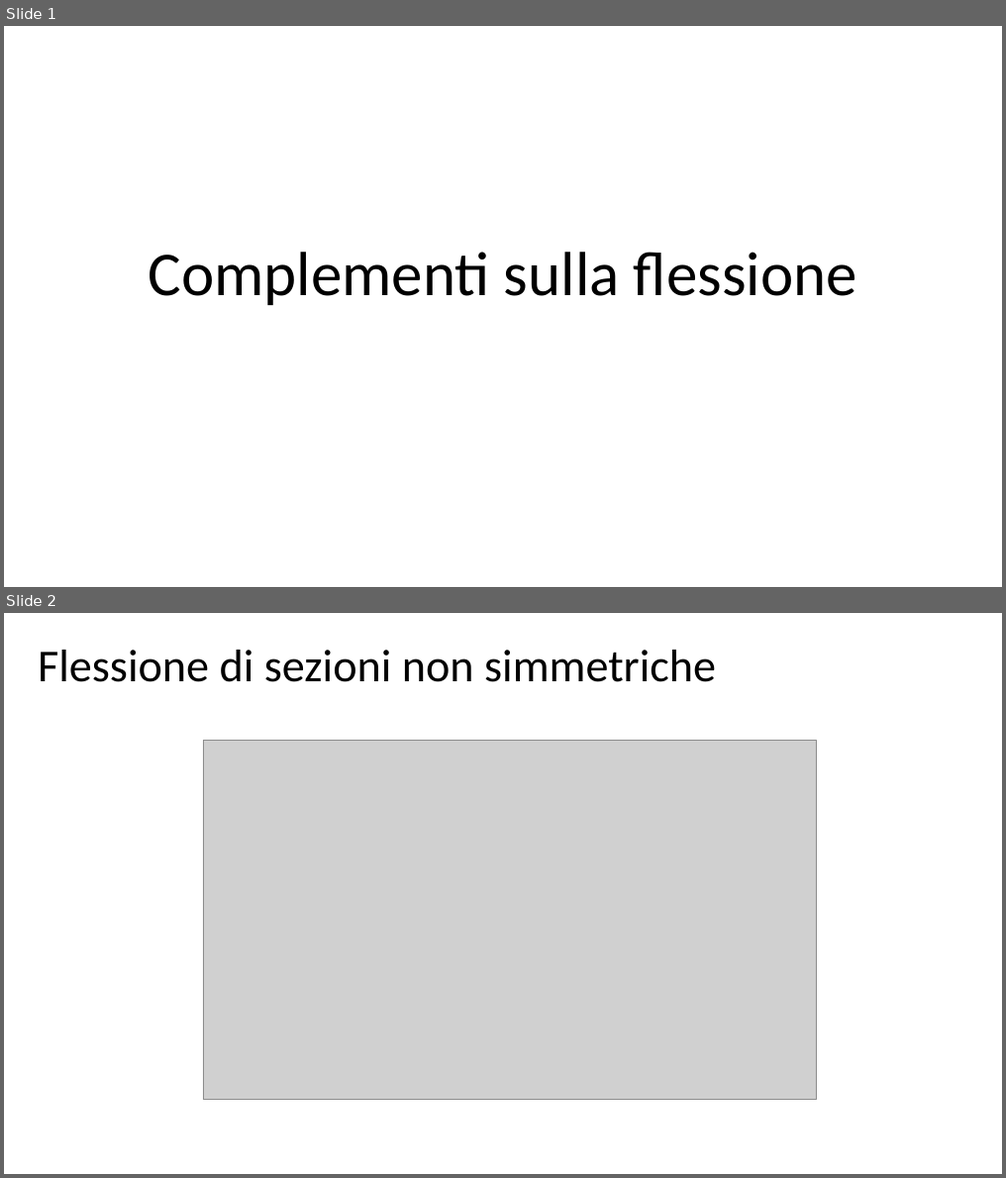
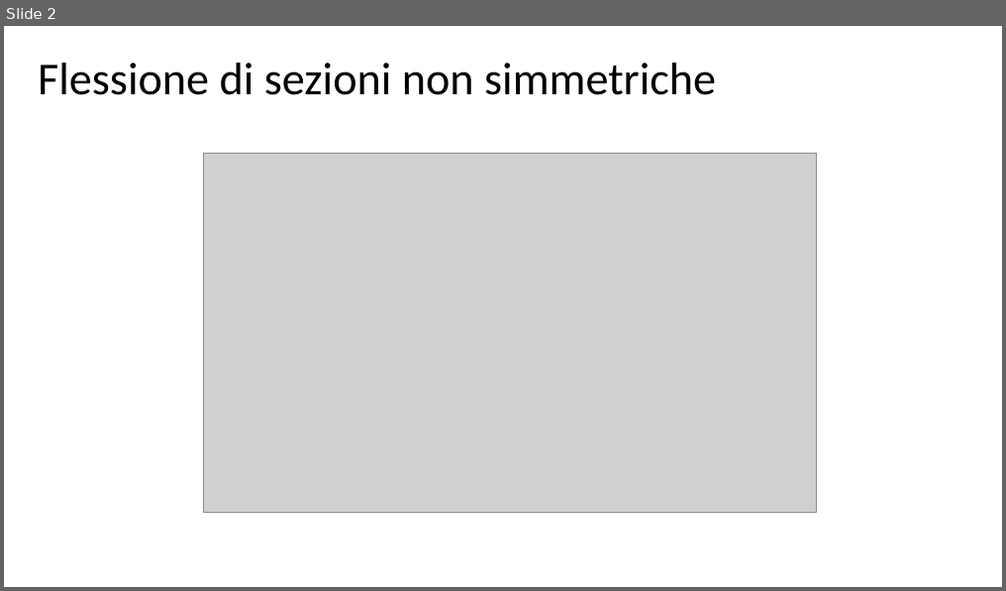
Before and after one commit to giuseppetomassetti/SdC, a slide deck: lezioni/H 10 flessione di sezioni non simmetriche.pptx. Shown one above the other, each under a label of ours: slides 1 and 2 before the commit, slide 2 after it. The pictures are 1006x1178 and 1006x591 pixels, drawn with LibreOffice and Linux fonts; fonts in the diff are those of the drawing; grey boxes stand for pictures. Boxes give left, top, right and bottom in pixels: in the first picture for what was removed or moved away, otherwise in the second. Text is boxed around its words. In the diff, an @@ line names an element or a change of style, - is before the commit and + after.

```diff
--- a/lezioni/H 10 flessione di sezioni non simmetriche.pptx
+++ b/lezioni/H 10 flessione di sezioni non simmetriche.pptx
@@ slide 1 removed at box(4, 26, 1002, 587), background #FFFFFF @@
@@ title removed at box(149, 252, 857, 305) @@
-Complementi sulla flessione
```
Also in this commit, not shown: 1 slide changed, 1 other slide removed, 3 other files.
